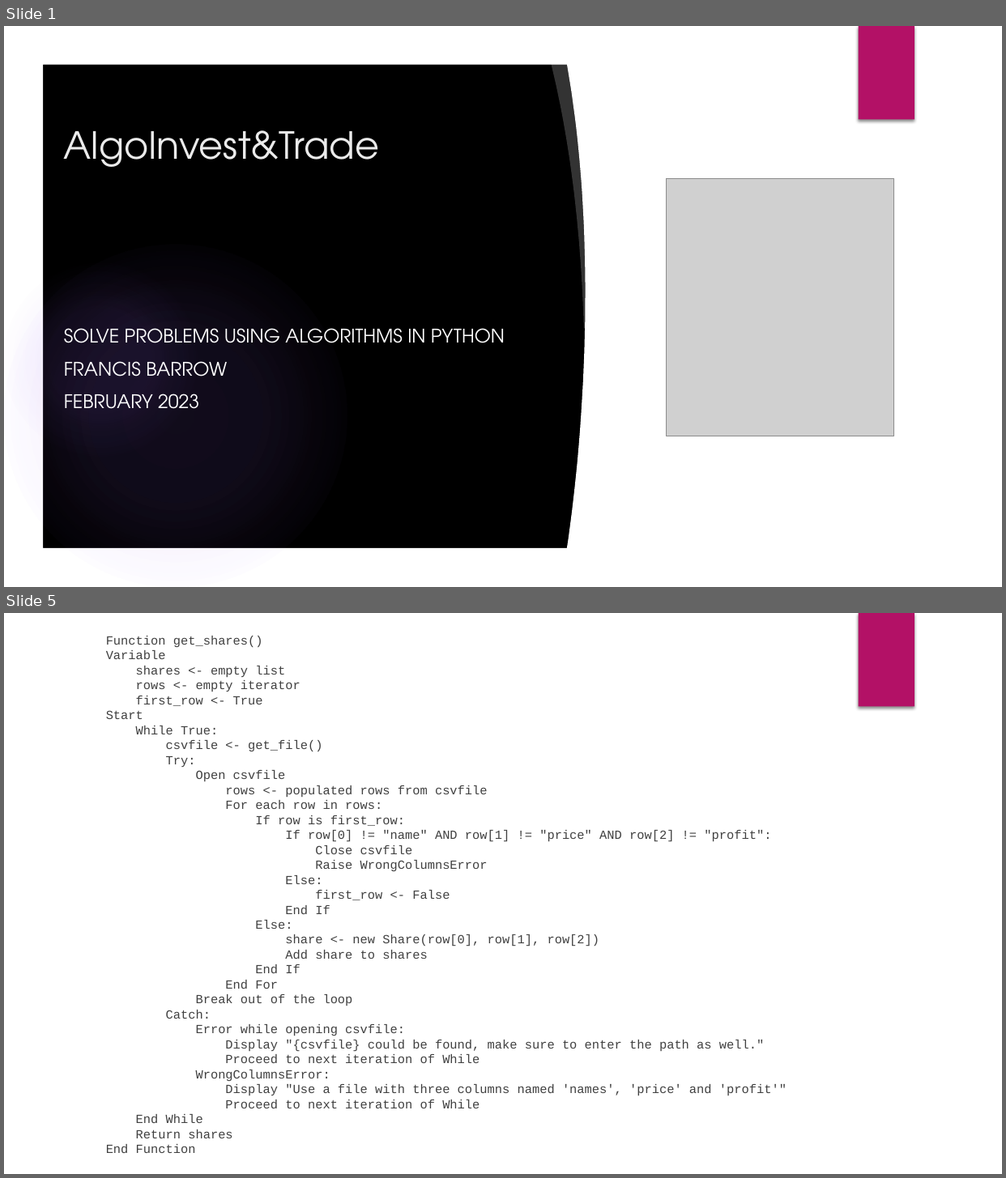
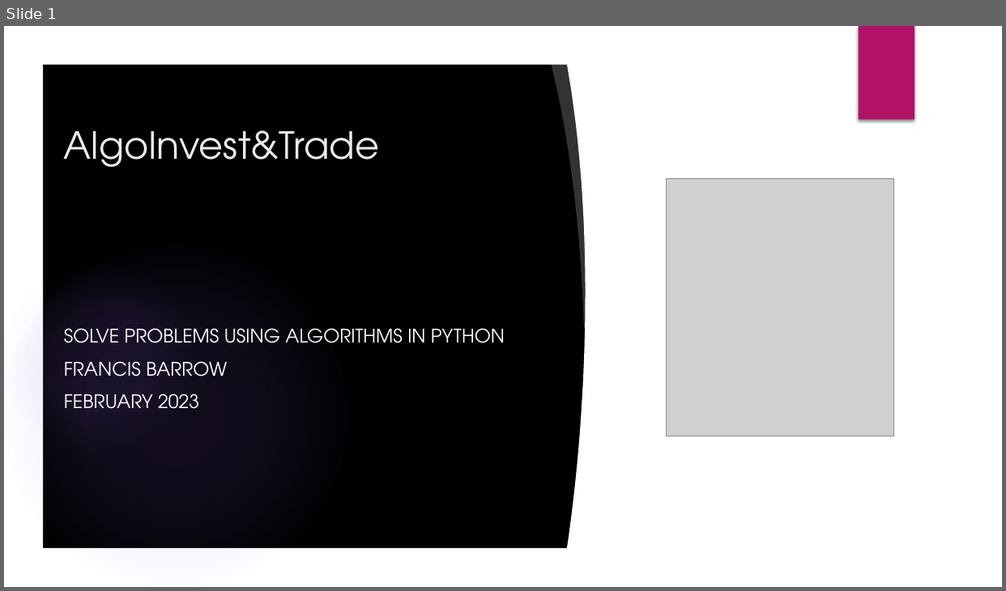
Before and after one commit to franfif/algoinvest-trade, a slide deck: Project7_Presentation.pptx. Shown one above the other, each under a label of ours: slides 1 and 5 before the commit, slide 1 after it; the slides between them are not shown. The pictures are 1006x1178 and 1006x591 pixels, drawn with LibreOffice and Linux fonts; fonts in the diff are those of the drawing; grey boxes stand for pictures; background and template pictures are left out. Boxes give left, top, right and bottom in pixels: in the first picture for what was removed or moved away, otherwise in the second. Text is boxed around its words. In the diff, an @@ line names an element or a change of style, - is before the commit and + after.

```diff
--- a/Project7_Presentation.pptx
+++ b/Project7_Presentation.pptx
@@ slide 5 removed at (4,613,1002,1174), background #FFFFFF @@
@@ text removed at (106,636,786,1153) @@
-Function get_shares()
-Variable
-shares <- empty list
-rows <- empty iterator
-first_row <- True
-Start
-While True:
-csvfile <- get_file()
-Try:
-Open csvfile
-rows <- populated rows from csvfile
-For each row in rows:
-If row is first_row:
-If row[0] != "name" AND row[1] != "price" AND row[2] != "profit":
-Close csvfile
-Raise WrongColumnsError
-Else:
-first_row <- False
-End If
-Else:
-share <- new Share(row[0], row[1], row[2])
-Add share to shares
-End If
-End For
-Break out of the loop
-Catch:
-Error while opening csvfile:
-Display "{csvfile} could be found, make sure to enter the path as well."
-Proceed to next iteration of While
-WrongColumnsError:
-Display "Use a file with three columns named 'names', 'price' and 'profit'"
-Proceed to next iteration of While
-End While
-Return shares
-End Function
@@ rectangle removed at (859,613,914,707) @@
```
Also in this commit, not shown: 11 slides changed, 3 slides added, 2 other slides removed.
